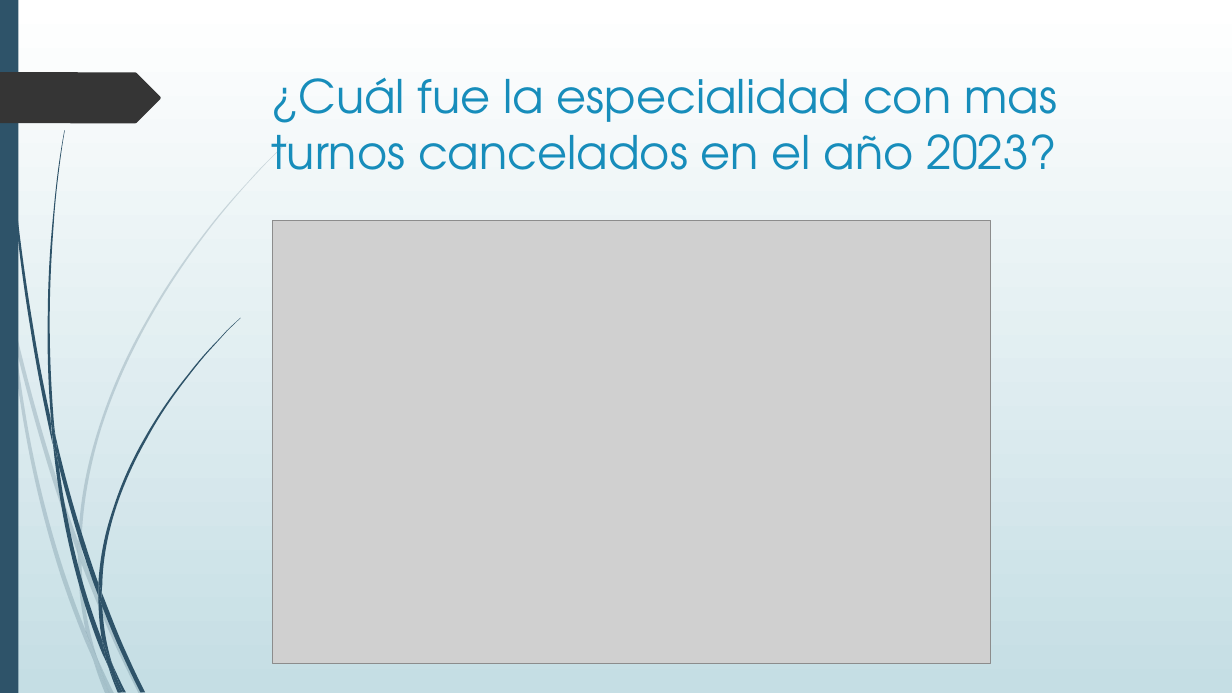
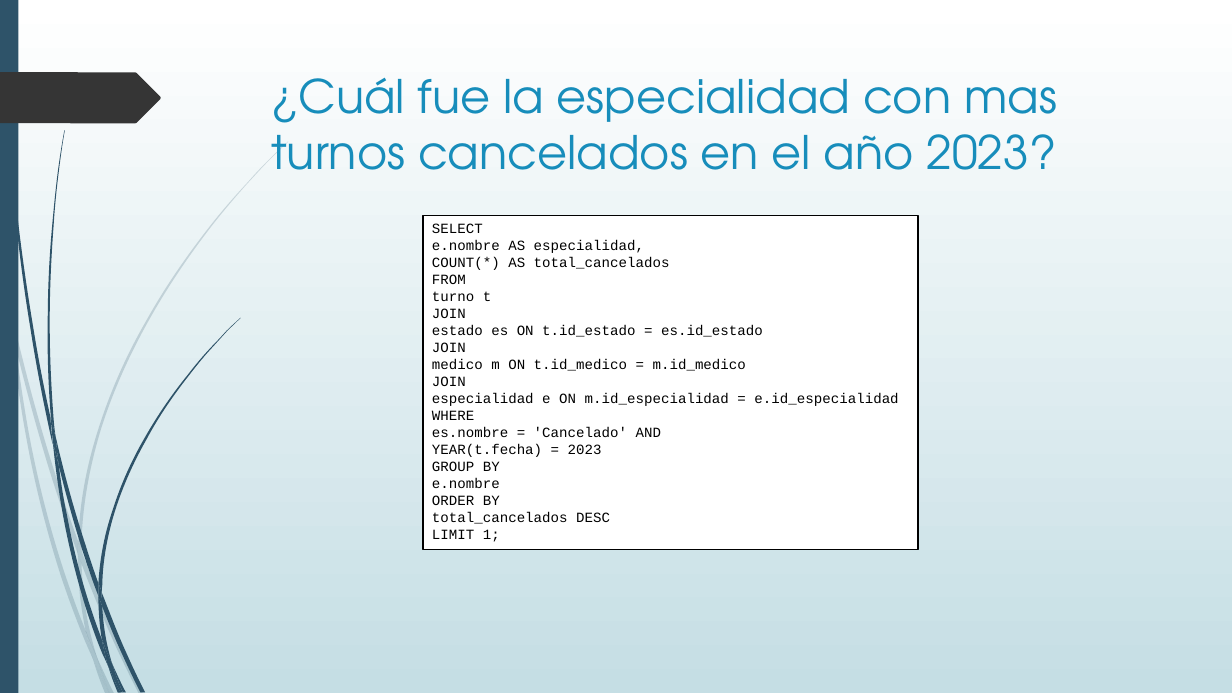
Before and after one commit to Coders-UTN/integrador-bd-clinica-medica, a slide deck: slide 10 of Clínica Medica.pptx. Drawn at 1232x693 pixels with LibreOffice and Linux fonts; fonts in the diff are those of the drawing; grey boxes stand for pictures. Boxes give left, top, right and bottom in pixels: in the first picture for what was removed or moved away, otherwise in the second. Text is boxed around its words. In the diff, an @@ line names an element or a change of style, - is before the commit and + after.

```diff
--- a/Clínica Medica.pptx
+++ b/Clínica Medica.pptx
@@ picture removed at (x1=273, y1=220, x2=991, y2=664) @@
@@ rectangle added at (x1=423, y1=215, x2=919, y2=550), fill #FFFFFF, outline #000000 1.25 pt, 11 pt, text #000000 @@
+SELECT
+e.nombre AS especialidad,
+COUNT(*) AS total_cancelados
+FROM
+turno t
+JOIN
+estado es ON t.id_estado = es.id_estado
+JOIN
+medico m ON t.id_medico = m.id_medico
+JOIN
+especialidad e ON m.id_especialidad = e.id_especialidad
+WHERE
+es.nombre = 'Cancelado' AND
+YEAR(t.fecha) = 2023
+GROUP BY
+e.nombre
+ORDER BY
+total_cancelados DESC
+LIMIT 1;
```
Also in this commit, not shown: 5 other slides changed, 8 other files.
